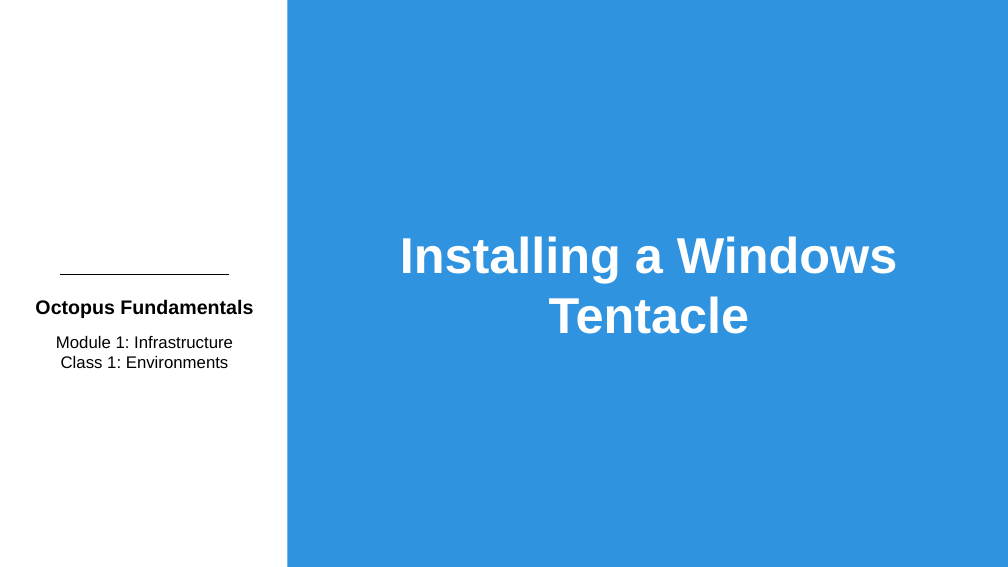
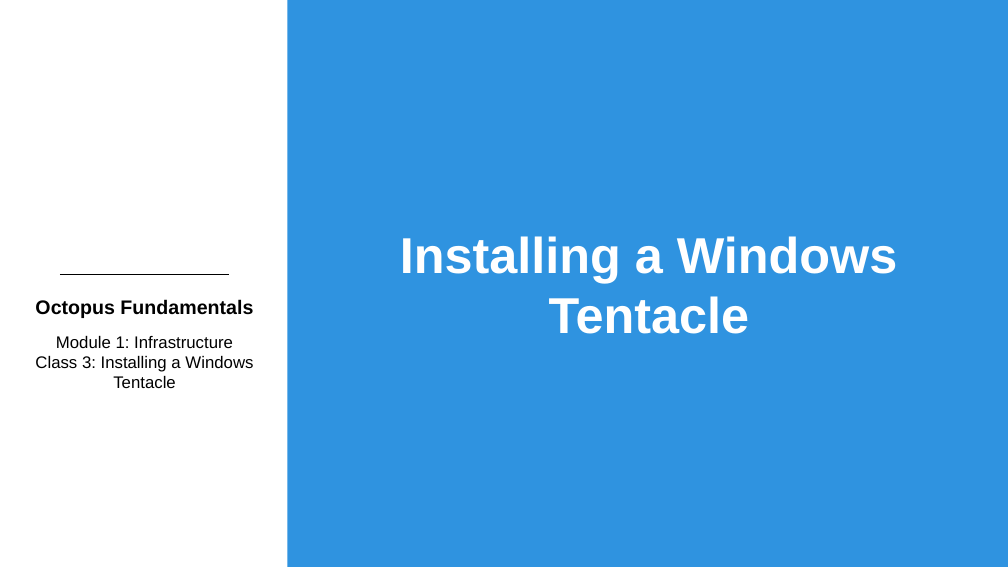
Before and after one commit to OctopusDeployCommunity/Octopus-Fundamentals-Course, a slide deck: slide 1 of OctopusDeployFundamentals/Module1-Infrastructure/Slides/Module1Class3-InstallingAWindowsTentacle.pptx. Drawn at 1008x567 pixels with LibreOffice and Linux fonts; fonts in the diff are those of the drawing; background and template pictures are left out. Boxes give left, top, right and bottom in pixels: in the first picture for what was removed or moved away, otherwise in the second. Text is boxed around its words. In the diff, an @@ line names an element or a change of style, - is before the commit and + after.

```diff
--- a/OctopusDeployFundamentals/Module1-Infrastructure/Slides/Module1Class3-InstallingAWindowsTentacle.pptx
+++ b/OctopusDeployFundamentals/Module1-Infrastructure/Slides/Module1Class3-InstallingAWindowsTentacle.pptx
@@ text at [35, 356, 253, 388]: text changed @@
-Class 1: Environments
+Class 3: Installing a Windows Tentacle
```
Also in this commit, not shown: 2 other slides changed, 1 slide added, 1 slide removed.
